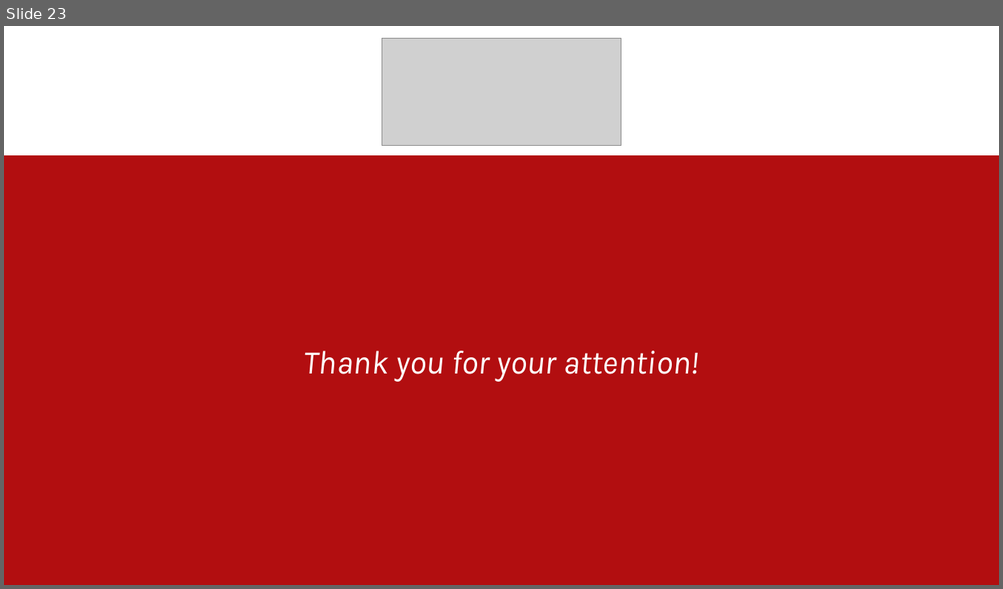
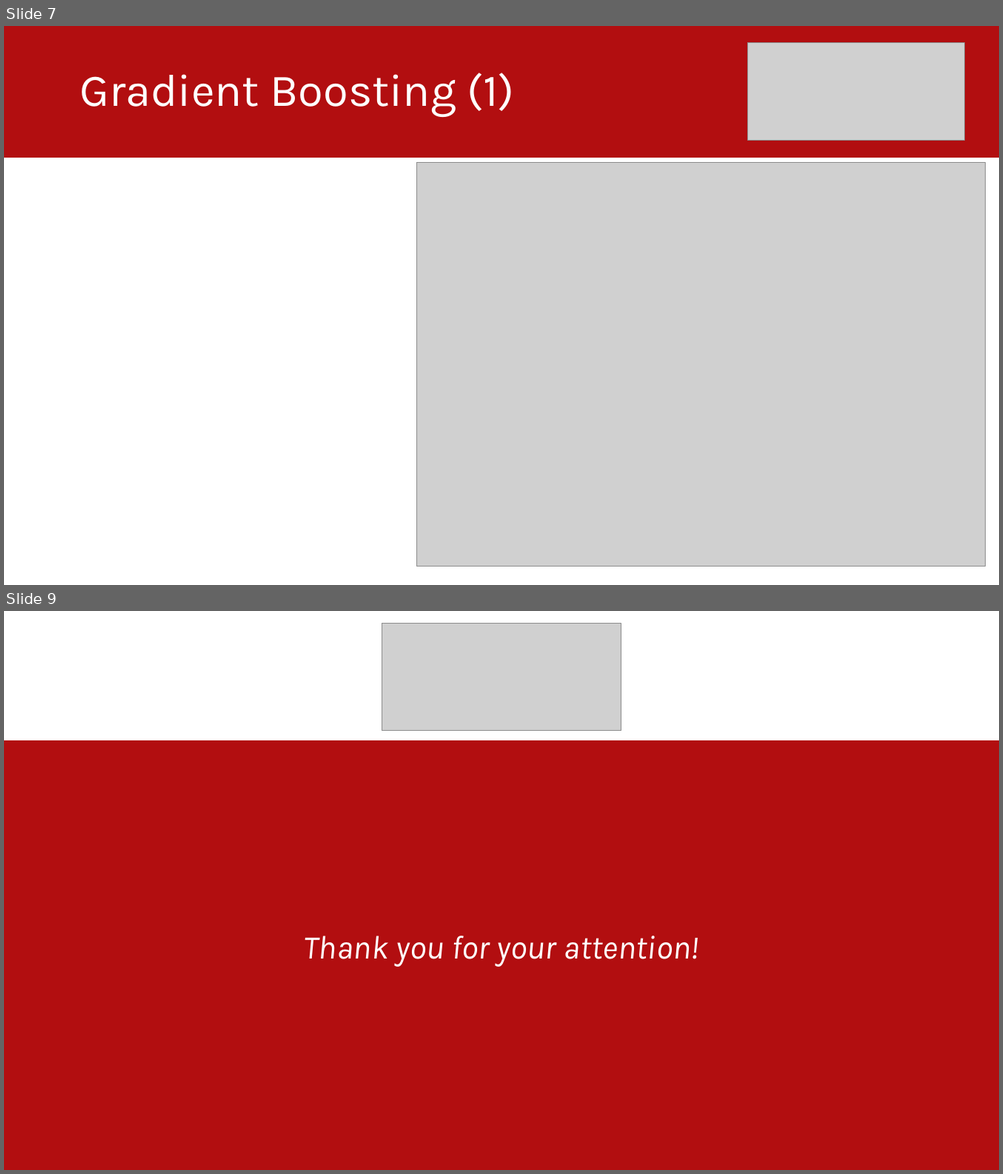
Before and after one commit to lucavarotto/vinted-scraper-and-business-analysis, a slide deck: Presentazione.pptx. Shown one above the other, each under a label of ours: slide 23 before the commit, slides 7 and 9 after it; the slides between them are not shown. The pictures are 1003x589 and 1003x1174 pixels, drawn with LibreOffice and Linux fonts; fonts in the diff are those of the drawing; grey boxes stand for pictures. Boxes give left, top, right and bottom in pixels: in the first picture for what was removed or moved away, otherwise in the second. Text is boxed around its words. In the diff, an @@ line names an element or a change of style, - is before the commit and + after.

```diff
--- a/Presentazione.pptx
+++ b/Presentazione.pptx
@@ slide 7 added at bbox=[4, 26, 999, 585], background #FFFFFF @@
@@ rectangle added at bbox=[4, 26, 999, 157], fill #B20E10, outline #B20E10 1.5 pt @@
@@ picture added at bbox=[748, 43, 965, 140] @@
@@ title added at bbox=[79, 73, 514, 117], 44 pt, text #FFFFFF @@
+Gradient Boosting (1)
@@ picture added at bbox=[417, 163, 985, 566] @@
@@ what was slide 23 is now slide 9 @@
```
Also in this commit, not shown: 1 slide changed, 5 other slides added, 20 slides removed, 10 other files.
